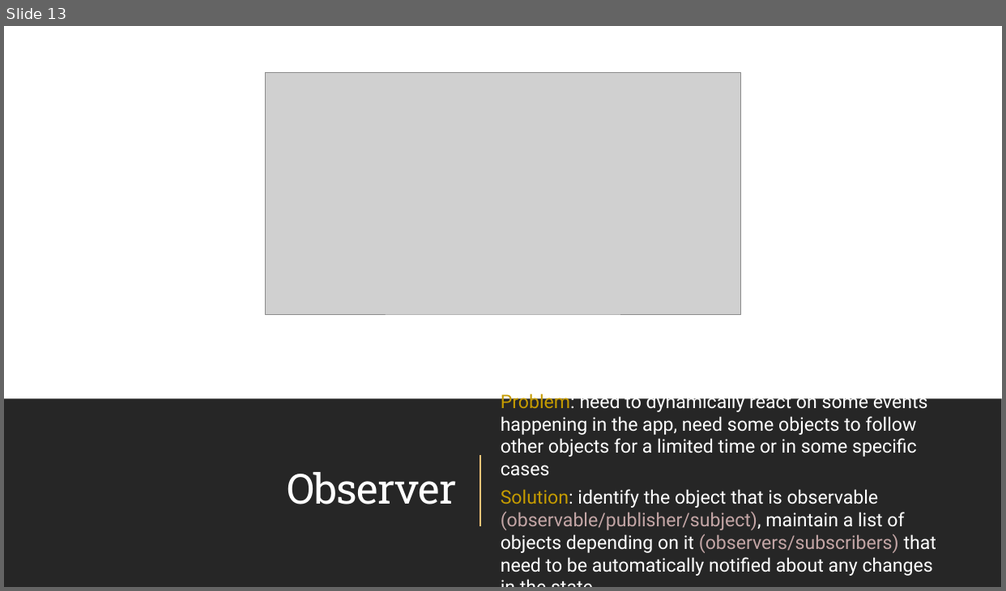
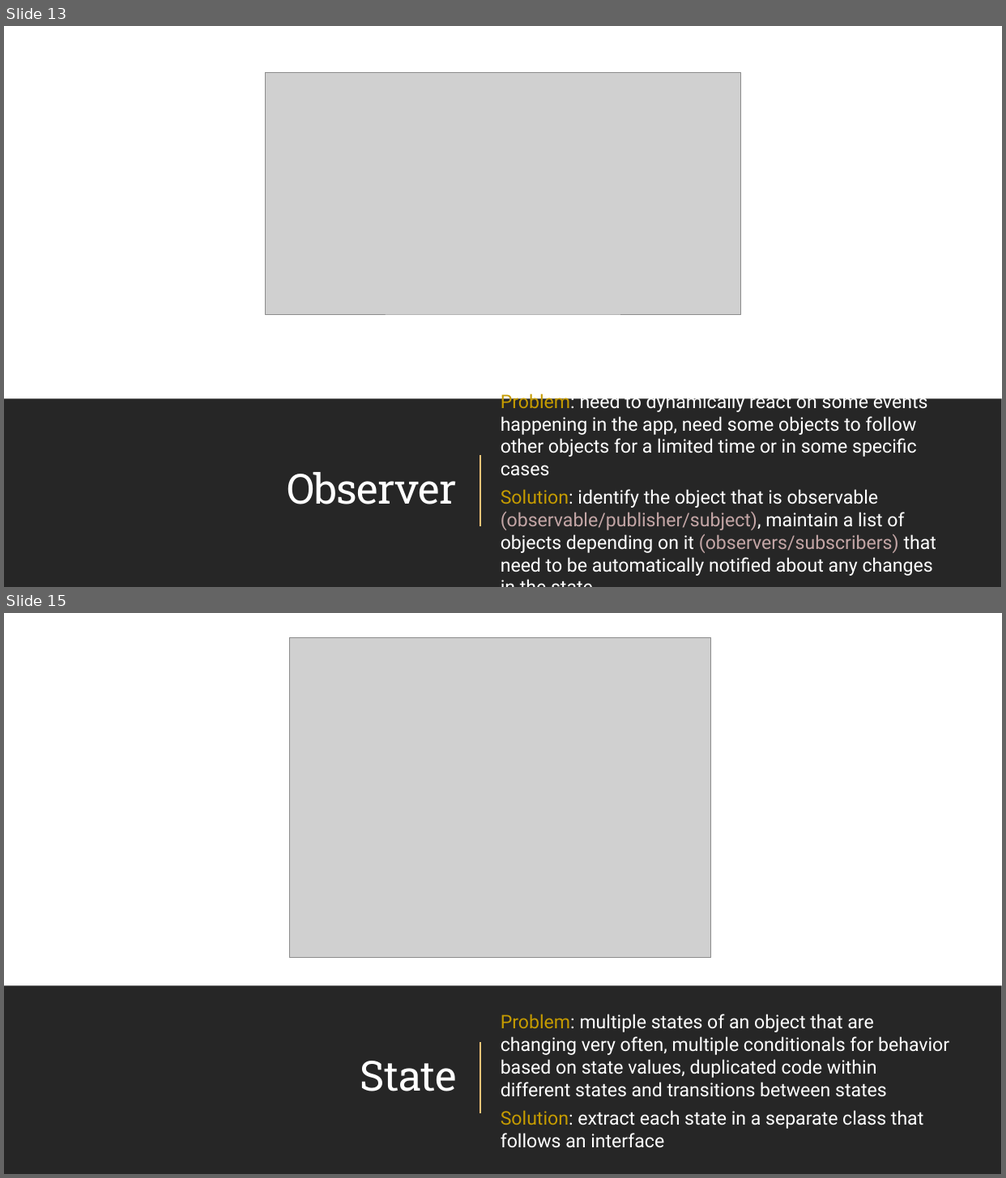
Before and after one commit to amturian/design-patterns, a slide deck: PPT Presentations/DesignPatterns-BehavioralPatterns.pptx. Shown one above the other, each under a label of ours: slide 13 before the commit, slides 13 and 15 after it; the slides between them are not shown. The pictures are 1006x591 and 1006x1178 pixels, drawn with LibreOffice and Linux fonts; fonts in the diff are those of the drawing; grey boxes stand for pictures. Boxes give left, top, right and bottom in pixels: in the first picture for what was removed or moved away, otherwise in the second. Text is boxed around its words. In the diff, an @@ line names an element or a change of style, - is before the commit and + after.

```diff
--- a/PPT Presentations/DesignPatterns-BehavioralPatterns.pptx
+++ b/PPT Presentations/DesignPatterns-BehavioralPatterns.pptx
@@ slide 15 added at (4, 613, 1002, 1174), background #FFFFFF; not listed: 1 template element that a slide beside it also shows @@
@@ rectangle added at (4, 613, 1002, 1174), fill #FFFFFF @@
@@ picture added at (290, 637, 710, 957) @@
@@ rectangle added at (4, 986, 1002, 1174), fill #262626 @@
@@ text added at (501, 1014, 949, 1148), 18 pt, text #FFFFFF @@
+Problem: multiple states of an object that are changing very often, multiple conditionals for behavior based on state values, duplicated code within different states and transitions between states
+Solution: extract each state in a separate class that follows an interface
@@ line added from (481, 1043) to (481, 1114), #FFC578 1.5 pt @@
@@ title added at (360, 1061, 457, 1092), 40 pt, text #FFFFFF @@
+State
@@ rectangle added at (4, 1137, 1002, 1174), fill #262626 @@
```
Also in this commit, not shown: 5 other slides added.
